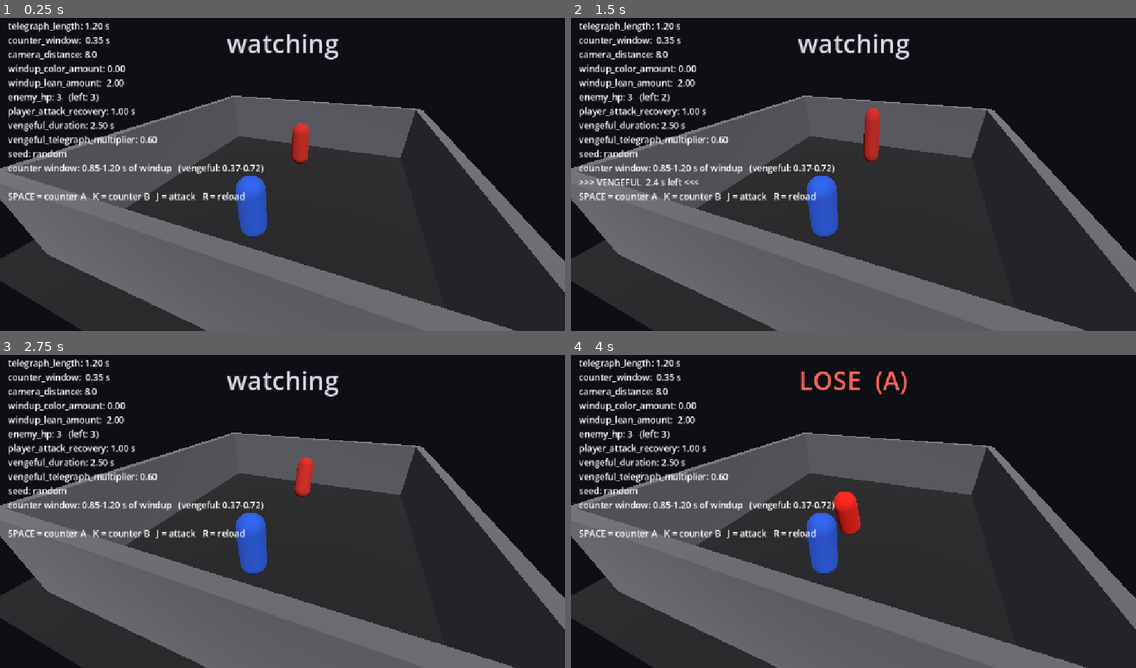
Above: before the commit, frames 1-4 (two rows, left to right).
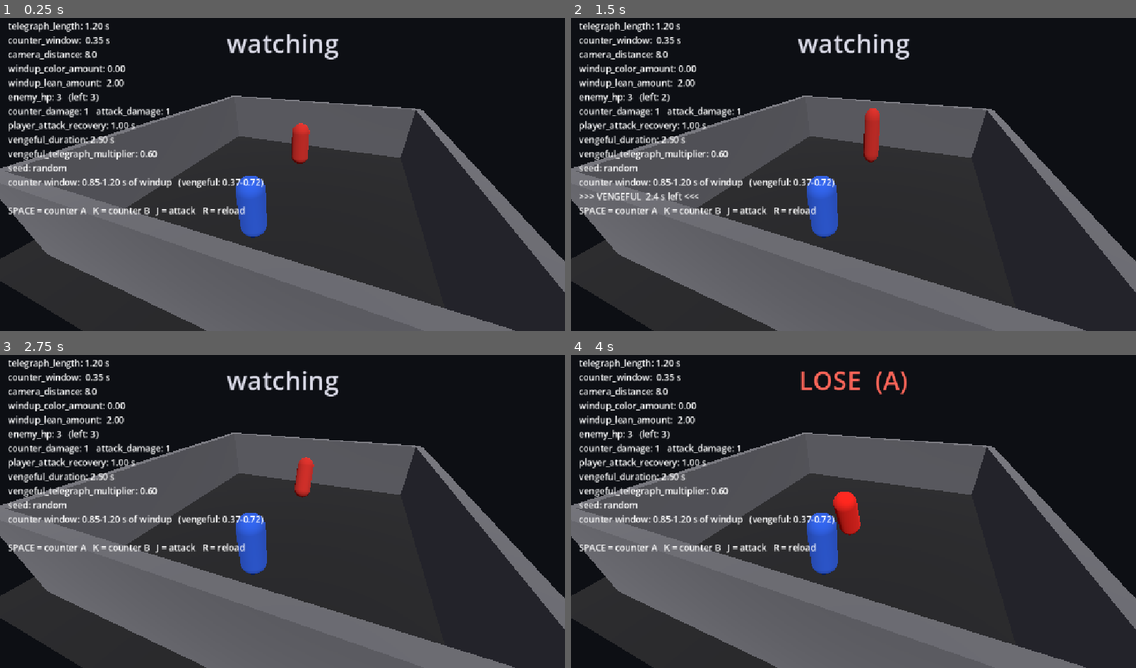
Above: after the commit, the same moments.

Repository: Devansh-Ruia/descent_1
Game: Godot game, scene res://main.tscn
Two runs of this game, one before a commit and one after it. Both use one fixed random seed, a clock stepped at 60 frames per second and the inputs below. Sound files missing from this copy of the repository are replaced by a short silence.
Inputs:
- Up to frame 1 (0.25 s): no input
- Up to frame 2 (1.5 s): tap Enter at 0.5 s; tap K at 0.6 s; tap Space at 0.77, 1.25 s; tap J at 1.35 s
- Up to frame 3 (2.75 s): tap Space at 1.52 s; tap R at 2.1 s
- Up to frame 4 (4 s): tap K at 2.85 s; tap Space at 3.02, 3.77 s; tap J at 3.6 s

The runs differ from the first frame. In frame 1, 3.8% of the frame differs, in the area x 1-47%, y 28-64%; in frame 2, 3.9%; in frame 3, 3.8%; in frame 4, 3.8%.

Commit message:
fix: countering deals damage so it is a real alternative to swinging
Fixing the J whiff alone would just invert the dominance: countering would be
the only safe verb and still the one that could not finish a fight. Counters now
take counter_damage off the enemy, swings take attack_damage, both default 1 and
both live in tuning.json.

The two paths share _damage_enemy(amount, enrage), and the enrage is a property
of the SOURCE, not of taking damage: J passes true and arms Vengeful exactly as
before, a counter passes false and never sets vengeful_left or enters VENGEFUL.
That is the design rule "countering is safe" expressed in one argument.

_win deals its damage before any label, pose or flash work and returns early if
the fight ended, so a counter that kills reads FIGHT WON (no A/B reveal) instead
of the per-cycle WIN. Both damage keys floor at 0 rather than 1, because a verb
that deals no damage is a legitimate experiment.

Countering is deliberately NOT rate-limited by a damage penalty. It is limited
by the idle jitter: you can only counter an attack the enemy chose to throw.
Swinging stays the fast verb that costs defense and buys a retaliation.

Also clamps open_at against a negative counter_window in the pose_p ramp added
in the previous commit, so the pose still reaches 1.0 at the commit for any
tuning value.

Co-Authored-By: Claude Opus 5 (1M context) <noreply@anthropic.com>

Diff:
--- a/main.gd
+++ b/main.gd
@@ -15,7 +15,9 @@
 var camera_distance: float = 8.0
 var windup_color_amount: float = 1.0
 var windup_lean_amount: float = 1.0
-var enemy_hp: int = 3              # landed player hits needed to win the fight
+var enemy_hp: int = 3              # HP the enemy starts each fight with
+var counter_damage: int = 1        # HP a successful counter takes off (countering never enrages)
+var attack_damage: int = 1         # HP one landed J swing takes off
 var player_attack_recovery: float = 1.0    # seconds your own swing leaves you unable to counter or swing again
 var vengeful_duration: float = 2.5         # how long a hit keeps the enemy vengeful
 var vengeful_telegraph_multiplier: float = 0.6   # telegraph scale while vengeful; window size is untouched
@@ -121,20 +123,31 @@
 	_hit_enemy()
 
 
-func _hit_enemy() -> void:
+func _damage_enemy(amount: int, enrage: bool) -> void:
+	# One damage path, two verbs. `enrage` is a property of the SOURCE, not of taking damage:
+	# swinging arms Vengeful, countering does not. That asymmetry IS the design rule
+	# ("countering is safe"), so it has to live at the call site, not in here.
 	if enemy_hp_left <= 0:
 		return   # already down, holding the FIGHT WON banner: don't re-trigger it
-	enemy_hp_left -= 1
-	hit_flinch = HIT_FLINCH_TIME
+	enemy_hp_left = maxi(0, enemy_hp_left - amount)   # amount 0 is legal: a verb that deals none
 	if enemy_hp_left <= 0:
 		_win_fight()
 		return
-	# Vengeful: deterministic, every landed hit. No randomness, no pattern reading.
+	if not enrage:
+		return
+	# Vengeful: deterministic, every landed swing. No randomness, no pattern reading.
 	vengeful_left = vengeful_duration
 	if state != State.VENGEFUL:
 		_enter_vengeful()
 	# else: refresh the rage window but leave the pose running, so repeat hits cannot
 	# restart it and hold the enemy in VENGEFUL forever. It escapes on the first hit's clock.
+
+
+func _hit_enemy() -> void:
+	if enemy_hp_left <= 0:
+		return   # already down: no flinch either
+	hit_flinch = HIT_FLINCH_TIME   # J only; a counter has its own stagger pose to read
+	_damage_enemy(attack_damage, true)
 
 
 func _try_counter(pressed_for: int) -> void:
@@ -178,7 +191,9 @@
 			# the commit, so the STRIKE branch's start pose matches and nothing pops.
 			var pose_p: float = p
 			if vengeful_cycle:
-				var open_at: float = eff_telegraph - minf(counter_window, eff_telegraph)
+				# clampf, not minf: a negative counter_window (degenerate, but nothing floors it)
+				# would push open_at past eff_telegraph and leave the pose short at the commit.
+				var open_at: float = eff_telegraph - clampf(counter_window, 0.0, eff_telegraph)
 				if open_at > 0.0:
 					pose_p = clamp(state_time / open_at, 0.0, 1.0)
 				# open_at <= 0.0 means the window covers the whole wind-up: nothing to
@@ -323,6 +338,12 @@
 
 
 func _win() -> void:
+	# Damage lands BEFORE any label or pose work: a counter that kills has to read as
+	# FIGHT WON, not as the per-cycle WIN, and _win_fight owns the screen once it fires.
+	# enrage = false: countering is the safe verb, it must never arm Vengeful.
+	_damage_enemy(counter_damage, false)
+	if enemy_hp_left <= 0:
+		return   # killing blow: _win_fight already stopped the cue, flashed and set the label
 	# Visual feedback only (no third audio cue): flash + label + staggered pose.
 	windup_player.stop()   # counter succeeded mid-windup; cut the rising tone
 	flash = 1.0
@@ -373,6 +394,8 @@
 	windup_color_amount = 1.0
 	windup_lean_amount = 1.0
 	enemy_hp = 3
+	counter_damage = 1
+	attack_damage = 1
 	player_attack_recovery = 1.0
 	vengeful_duration = 2.5
 	vengeful_telegraph_multiplier = 0.6
@@ -395,6 +418,9 @@
 	windup_color_amount = clampf(_num(data, "windup_color_amount", windup_color_amount), 0.0, 1.0)
 	windup_lean_amount = maxf(0.0, _num(data, "windup_lean_amount", windup_lean_amount))
 	enemy_hp = maxi(1, int(_num(data, "enemy_hp", float(enemy_hp))))
+	# floored at 0, not 1: "this verb deals no damage" is a legitimate experiment.
+	counter_damage = maxi(0, int(_num(data, "counter_damage", float(counter_damage))))
+	attack_damage = maxi(0, int(_num(data, "attack_damage", float(attack_damage))))
 	player_attack_recovery = maxf(0.0, _num(data, "player_attack_recovery", player_attack_recovery))
 	vengeful_duration = maxf(0.0, _num(data, "vengeful_duration", vengeful_duration))
 	# never 0: it divides pitch_scale and anchors the counter window.
@@ -596,4 +622,4 @@
 	var vw: float = minf(counter_window, vt)
 	var seed_txt: String = "random" if seed_value <= 0 else str(seed_value)
 	var venge_txt: String = (">>> VENGEFUL  %.1f s left <<<" % vengeful_left) if vengeful_left > 0.0 else ""
-	info_label.text = "telegraph_length: %.2f s\ncounter_window …(75 unchanged characters)… ount:  %.2f\nenemy_hp: %d   (left: %d)\nplayer_attack_recovery: %.2f s\nvengeful_duration: %.2f s\nvengeful_telegraph_multiplier: %.2f\nseed: %s\ncounter window: %.2f-%.2f s of windup   (vengeful: %.2f-%.2f)\n%s\nSPACE = counter A   K = counter B   J = attack   R = reload" % [telegraph_length, counter_window, camera_distance, windup_color_amount, windup_lean_amount, enemy_hp, enemy_hp_left, player_attack_recovery, vengeful_durat …(94 unchanged characters)…
+	info_label.text = "telegraph_length: %.2f s\ncounter_window …(75 unchanged characters)… ount:  %.2f\nenemy_hp: %d   (left: %d)\ncounter_damage: %d   attack_damage: %d\nplayer_attack_recovery: %.2f s\nvengeful_duration: %.2f s\nvengeful_telegraph_multiplier: %.2f\nseed: %s\ncounter window: %.2f-%.2f s of windup   (vengeful: %.2f-%.2f)\n%s\nSPACE = counter A   K = counter B   J = attack   R = reload" % [telegraph_length, counter_window, camera_distance, windup_color_amount, windup_lean_amount, enemy_hp, enemy_hp_left, counter_damage, attack_damage, player_attack_recovery, vengeful_durat …(94 unchanged characters)…
--- a/tuning.json
+++ b/tuning.json
@@ -5,6 +5,8 @@
   "windup_color_amount": 0.0,
   "windup_lean_amount": 2.0,
   "enemy_hp": 3,
+  "counter_damage": 1,
+  "attack_damage": 1,
   "player_attack_recovery": 1.0,
   "vengeful_duration": 2.5,
   "vengeful_telegraph_multiplier": 0.6
Not shown, changed: README.md
